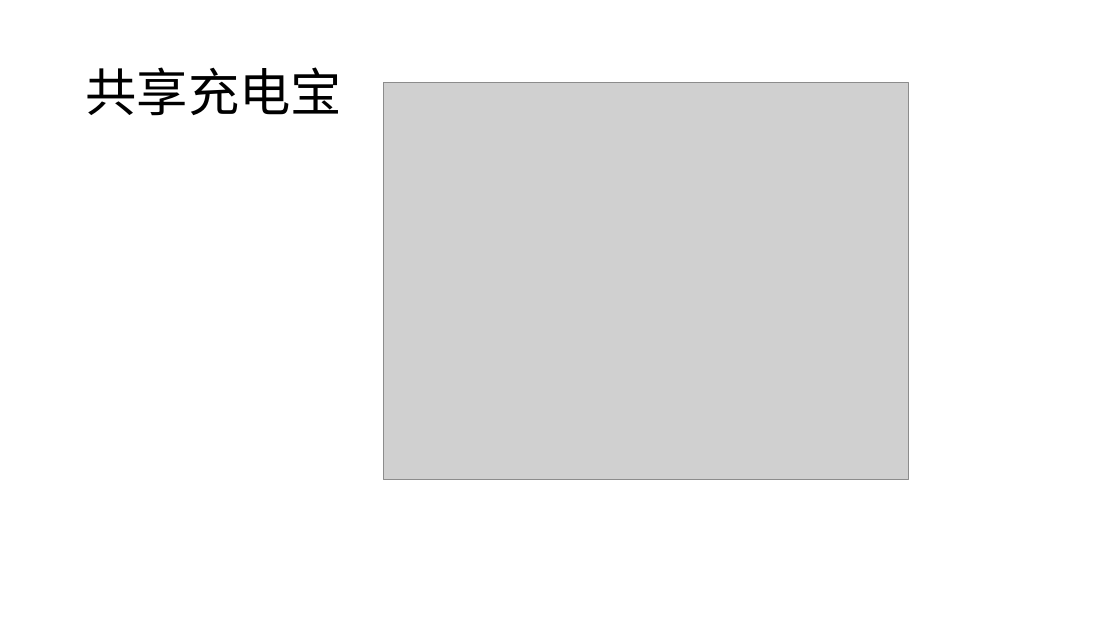
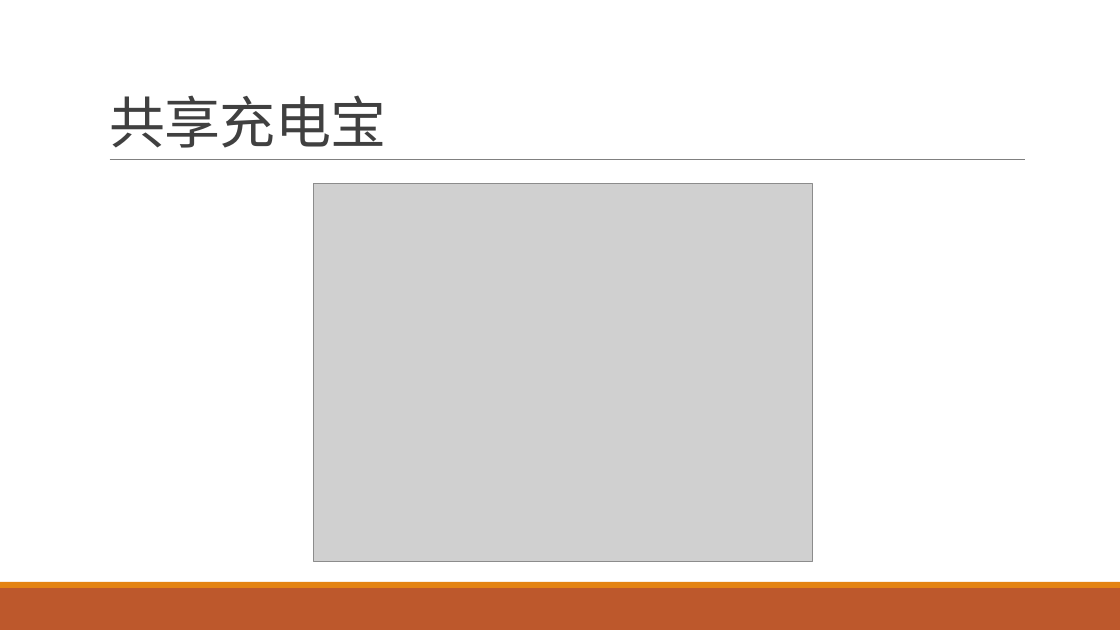
Before and after one commit to FredJiangFei/MyDocuments, a slide deck: slide 1 of 共享项目.pptx (slide 3 before the commit). Drawn at 1120x630 pixels with LibreOffice and Linux fonts; fonts in the diff are those of the drawing; grey boxes stand for pictures. Boxes give left, top, right and bottom in pixels: in the first picture for what was removed or moved away, otherwise in the second. Text is boxed around its words. In the diff, an @@ line names an element or a change of style, - is before the commit and + after.

```diff
--- a/共享项目.pptx
+++ b/共享项目.pptx
@@ title "共享充电宝" moved from (x1=85, y1=67, x2=342, y2=116) to (x1=109, y1=95, x2=387, y2=148) @@
@@ title "共享充电宝" at (x1=109, y1=95, x2=387, y2=148): size 44 to 48 pt, font Noto Sans CJK SC to Calibri, text colour #000000 to #404040, letter spacing 0 to -0.5 pt; line spacing 0.9 to 0.85; vertical alignment middle to bottom @@
@@ line added from (110, 160) to (1026, 160), #808080 0.5 pt @@
@@ picture resized from (x1=383, y1=82, x2=908, y2=480) to (x1=313, y1=184, x2=812, y2=562) @@
@@ rectangle added at (x1=0, y1=588, x2=1120, y2=630), fill #BD582C @@
@@ rectangle added at (x1=0, y1=582, x2=1120, y2=588), fill #E48312 @@
```
Also in this commit, not shown: 12 other slides changed, 2 slides added, 7 slides removed, 1 other file.
